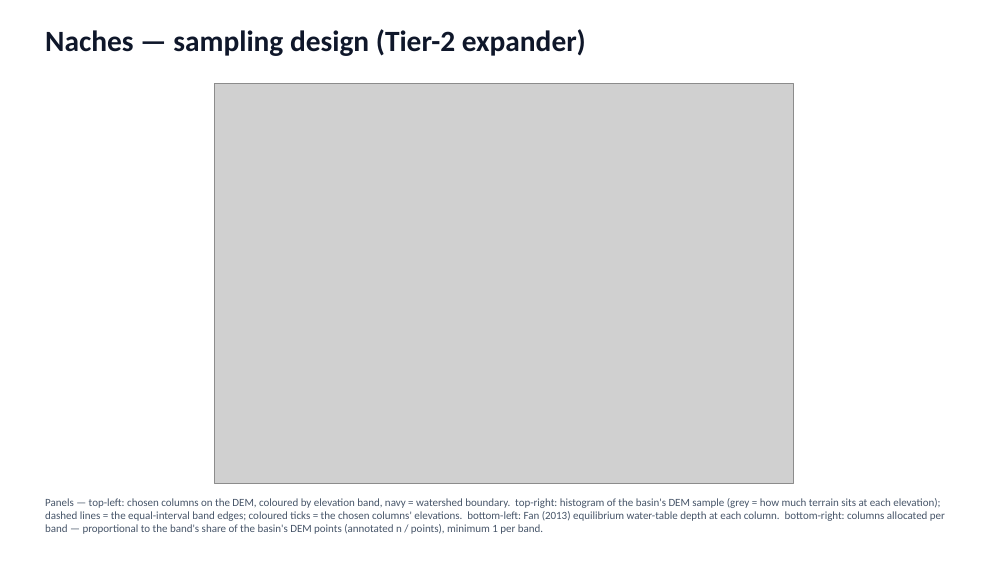
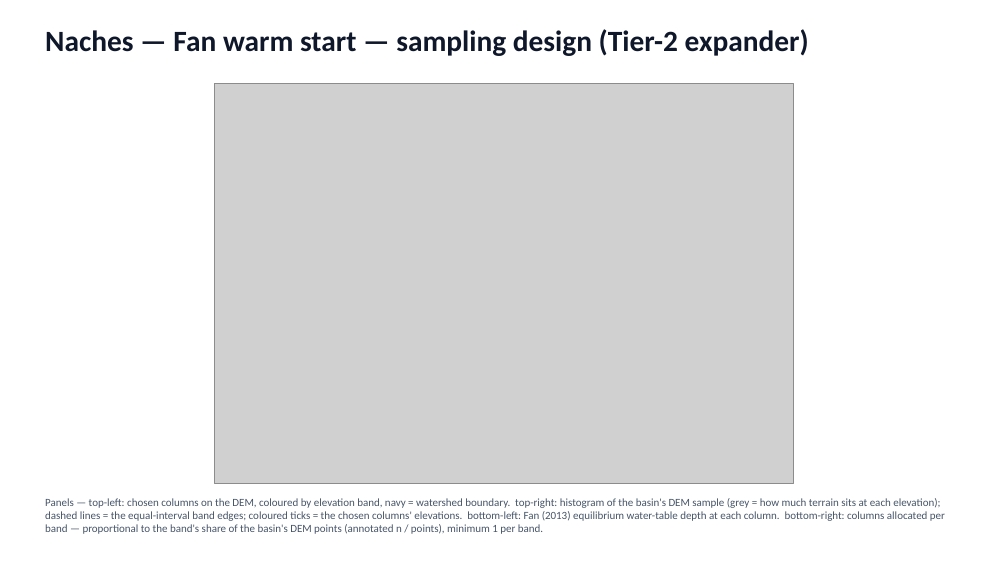
Before and after one commit to hoangtv1899/multi-agent-framework, a slide deck: slide 12 of docs/slides/story_20260706.pptx. Drawn at 1008x567 pixels with LibreOffice and Linux fonts; fonts in the diff are those of the drawing; grey boxes stand for pictures. Boxes give left, top, right and bottom in pixels: in the first picture for what was removed or moved away, otherwise in the second. Text is boxed around its words. In the diff, an @@ line names an element or a change of style, - is before the commit and + after.

```diff
--- a/docs/slides/story_20260706.pptx
+++ b/docs/slides/story_20260706.pptx
@@ text at <box>45,29,809,56</box>: text changed @@
-Naches — sampling design (Tier-2 expander)
+Naches — Fan warm start — sampling design (Tier-2 expander)
```
Also in this commit, not shown: 12 other slides changed, 25 slides removed, 1 other file.
